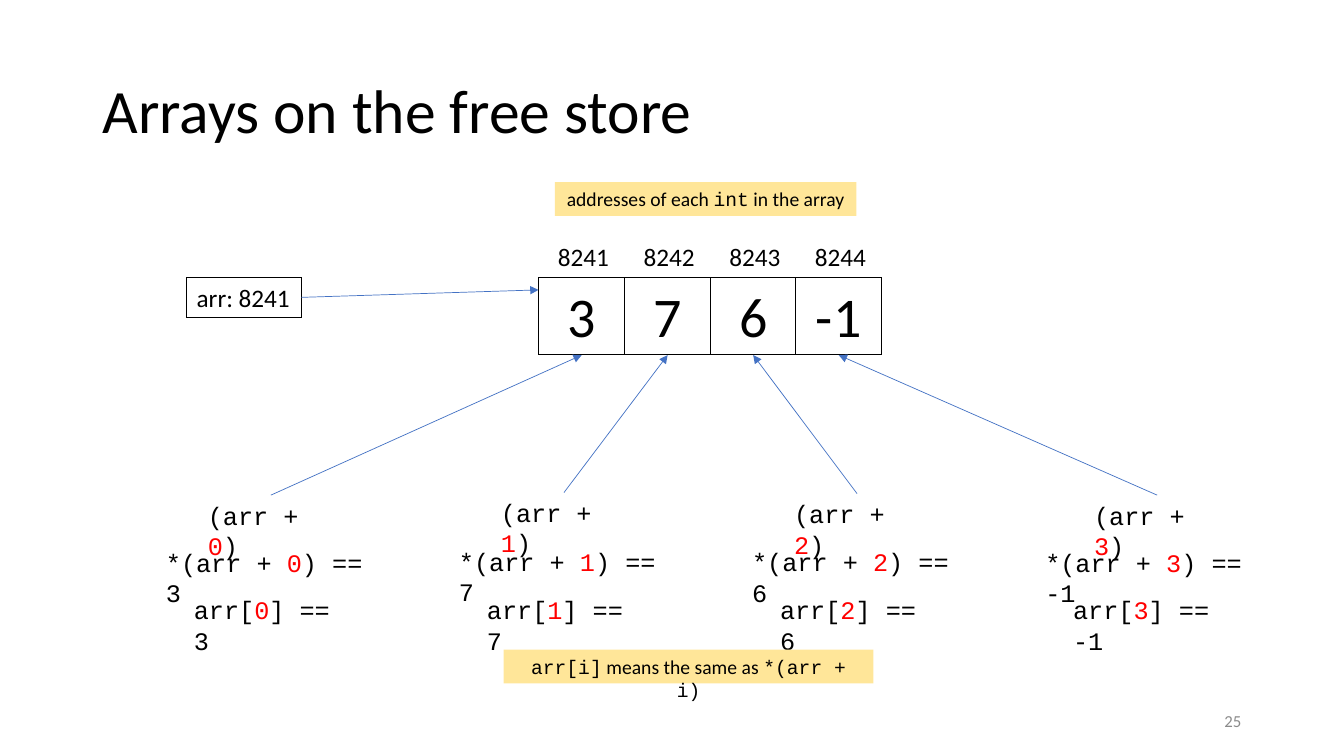
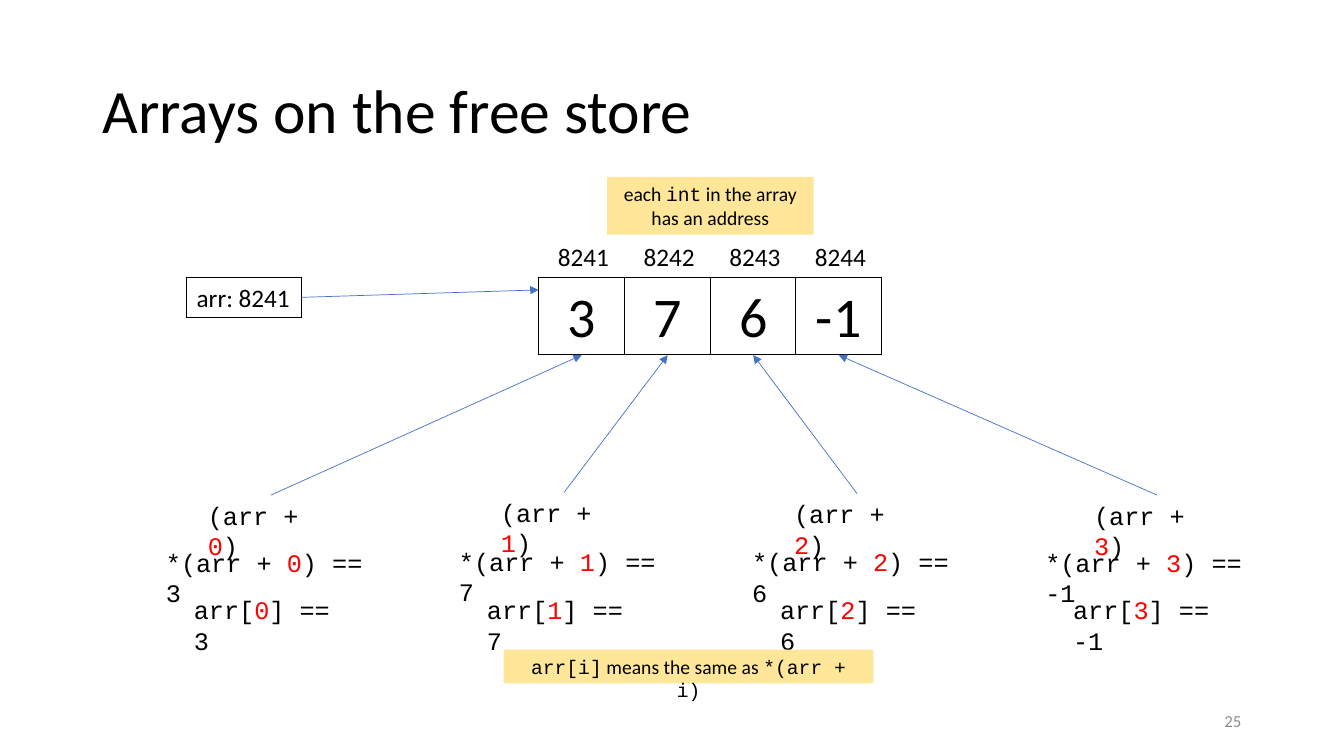
Before and after one commit to tjd1234/cmpt135spring2024, a slide deck: slide 25 of sample_code/week3/week3_cmpt135.pptx. Drawn at 1344x756 pixels with LibreOffice and Linux fonts; fonts in the diff are those of the drawing. Boxes give left, top, right and bottom in pixels: in the first picture for what was removed or moved away, otherwise in the second. Text is boxed around its words. In the diff, an @@ line names an element or a change of style, - is before the commit and + after.

```diff
--- a/sample_code/week3/week3_cmpt135.pptx
+++ b/sample_code/week3/week3_cmpt135.pptx
@@ rectangle "each int in the array ...": place and size @@
-rectangle "each int in the array ..." at (556,182,857,217)
+rectangle "each int in the array ..." at (607,177,814,235)
@@ text in rectangle at (624,187,797,225): text changed @@
-addresses of each int in the array
+each int in the array has an address
```
Also in this commit, not shown: 23 other slides changed, 1 other file.
